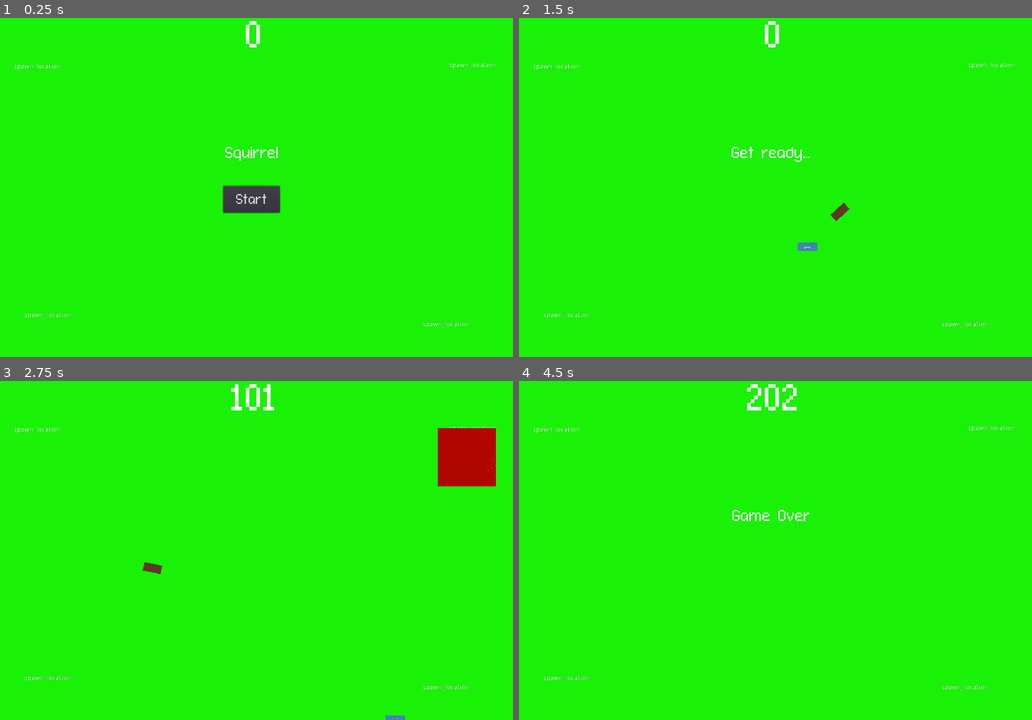
Above: before the commit, frames 1-4 (two rows, left to right).
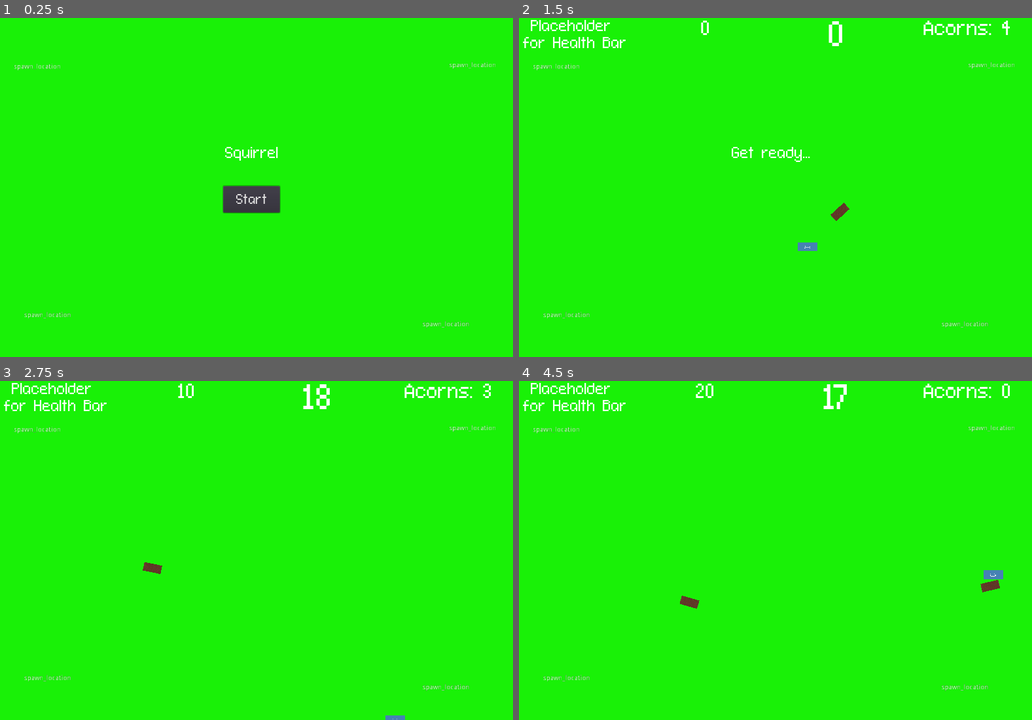
Above: after the commit, the same moments.

Repository: nygren23/2DGame_Squirrel
Game: Godot game, scene res://Main.tscn
Same seed, same stepped clock (60 frames per second), same inputs: the game is played once before the commit and once after it.
Inputs (mouse positions are in pixels of both pictures, inside the frame that each line leads up to):
- Up to frame 1 (0.25 s): no input
- Up to frame 2 (1.5 s): click "Start" at 0.5 s; tap Enter at 1.25 s; move the mouse to (883, 170) at 1.27 s; hold D (move_right) from 1.28 s (still down); click (883, 170) at 1.35 s
- Up to frame 3 (2.75 s): move the mouse to (148, 567) at 2.02 s; release D (move_right) at 2.03 s; hold S (move_down) from 2.03 s (still down); click (148, 567) at 2.1 s
- Up to frame 4 (4.5 s): move the mouse to (821, 475) at 2.77 s; release S (move_down) at 2.78 s; hold D (move_right) 2.78-3.53 s; click (821, 475) at 2.85 s; move the mouse to (744, 618) at 3.52 s; hold W (move_up) 3.53-4.28 s; click (744, 618) at 3.6 s; move the mouse to (929, 601) at 4.27 s; hold A (move_left) from 4.28 s (still down); click (929, 601) at 4.35 s

The runs differ from the first frame. In frame 1, 0.1% of the frame differs, in the area x 47-51%, y 0-9%; in frame 2, 1.0%; in frame 3, 3.2%, in the area x 0-97%, y 0-32%; in frame 4, 1.8%.

Commit message:
Cheat Code, HUD changes
cheat code is "Shift+N" on the home screen

Diff:
--- a/HUD.gd
+++ b/HUD.gd
@@ -3,11 +3,18 @@
 extends CanvasLayer
 
 signal start_game
+signal start_game_cheated
 onready var player = get_node("/root/Main")
 
 # Updates the score displayed at the top
 func update_score(score):
 	$ScoreLabel.text = str(score)
+
+func update_acorns(acorns):
+	$Acorns.text = "Acorns: " + str(acorns)
+
+func update_time(time):
+	$TimerLabel.text = str(time)
 
 #shows updates the message displayd in the center
 func show_message(text):
@@ -22,7 +29,7 @@
 	$MessageLabel.text = "Squirrel"
 	$MessageLabel.show()
 	yield(get_tree().create_timer(1.0), "timeout")
-	$Button.show()
+	$Start.show()
 
 #this happpens when the round is over
 func show_round_over():
@@ -30,13 +37,31 @@
 	$MessageLabel.text = "You have survived the round. "
 	$MessageLabel.show()
 	yield(get_tree().create_timer(1.0), "timeout")
-	$Button.show()
+	$Start.show()
 
 #This function starts the round
-func _on_Button_pressed():
-	$Button.hide()
+func _on_Start_pressed():
+	$Start.hide()
+	$NuxMode.hide()
 	emit_signal("start_game")
 
 #This will hide the message displayed at the center.
 func _on_MessageTimer_timeout():
 	$MessageLabel.hide()
+
+func _on_NuxMode_pressed():
+	$NuxMode.hide()
+	$Start.hide()
+	emit_signal("start_game_cheated")
+
+func hide_all():
+	$ScoreLabel.hide()
+	$TimerLabel.hide()
+	$HealthBarPlaceHolder.hide()
+	$Acorns.hide()
+
+func show_all():
+	$ScoreLabel.show()
+	$TimerLabel.show()
+	$HealthBarPlaceHolder.show()
+	$Acorns.show()
--- a/HUD.tscn
+++ b/HUD.tscn
@@ -1,10 +1,22 @@
-[gd_scene load_steps=6 format=2]
+[gd_scene load_steps=9 format=2]
 
 [ext_resource path="res://Godot-Fontpack-d244bf6170b399a6d4d26a0d906058ddf2dafdf1/fonts/connection_ii/ConnectionII.otf" type="DynamicFontData" id=1]
 [ext_resource path="res://HUD.gd" type="Script" id=2]
 
 [sub_resource type="DynamicFont" id=3]
-size = 74
+size = 30
+font_data = ExtResource( 1 )
+
+[sub_resource type="DynamicFont" id=4]
+size = 40
+font_data = ExtResource( 1 )
+
+[sub_resource type="DynamicFont" id=5]
+size = 70
+font_data = ExtResource( 1 )
+
+[sub_resource type="DynamicFont" id=6]
+size = 40
 font_data = ExtResource( 1 )
 
 [sub_resource type="DynamicFont" id=1]
@@ -18,12 +30,51 @@
 [node name="HUD" type="CanvasLayer"]
 script = ExtResource( 2 )
 
+[node name="HealthBarPlaceHolder" type="Label" parent="."]
+anchor_right = 1.0
+anchor_bottom = 0.081
+margin_top = 2.0
+margin_right = -810.0
+margin_bottom = 20.3
+rect_pivot_offset = Vector2( 171, 38 )
+custom_fonts/font = SubResource( 3 )
+text = "Placeholder
+for Health Bar"
+align = 1
+clip_text = true
+
 [node name="ScoreLabel" type="Label" parent="."]
 anchor_right = 1.0
 anchor_bottom = 0.081
-margin_right = 7.0
-margin_bottom = -0.480003
-custom_fonts/font = SubResource( 3 )
+margin_left = 270.0
+margin_top = 2.0
+margin_right = -540.0
+margin_bottom = 20.3
+rect_pivot_offset = Vector2( 171, 38 )
+custom_fonts/font = SubResource( 4 )
+text = "0"
+align = 1
+
+[node name="TimerLabel" type="Label" parent="."]
+anchor_right = 1.0
+anchor_bottom = 0.081
+margin_left = 540.0
+margin_top = 2.0
+margin_right = -270.0
+margin_bottom = 20.3
+rect_pivot_offset = Vector2( 171, 38 )
+custom_fonts/font = SubResource( 5 )
+text = "0"
+align = 1
+
+[node name="Acorns" type="Label" parent="."]
+anchor_right = 1.0
+anchor_bottom = 0.081
+margin_left = 810.0
+margin_top = 2.0
+margin_bottom = 20.3
+rect_pivot_offset = Vector2( 171, 38 )
+custom_fonts/font = SubResource( 6 )
 text = "0"
 align = 1
 
@@ -42,7 +93,7 @@
 align = 1
 autowrap = true
 
-[node name="Button" type="Button" parent="."]
+[node name="Start" type="Button" parent="."]
 anchor_left = 0.5
 anchor_top = 0.5
 anchor_right = 0.5
@@ -55,9 +106,24 @@
 custom_fonts/font = SubResource( 2 )
 text = "Start"
 
+[node name="NuxMode" type="Button" parent="."]
+visible = false
+anchor_left = 0.5
+anchor_top = 0.5
+anchor_right = 0.5
+anchor_bottom = 0.5
+margin_left = -158.0
+margin_top = 71.0
+margin_right = 182.0
+margin_bottom = 129.0
+rect_pivot_offset = Vector2( 757, -95 )
+custom_fonts/font = SubResource( 2 )
+text = "Start +Nux Mode ;)"
+
 [node name="MessageTimer" type="Timer" parent="."]
 wait_time = 2.0
 one_shot = true
 
-[connection signal="pressed" from="Button" to="." method="_on_Button_pressed"]
+[connection signal="pressed" from="Start" to="." method="_on_Start_pressed"]
+[connection signal="pressed" from="NuxMode" to="." method="_on_NuxMode_pressed"]
 [connection signal="timeout" from="MessageTimer" to="." method="_on_MessageTimer_timeout"]
--- a/Main.gd
+++ b/Main.gd
@@ -24,7 +24,7 @@
 		newGame = false
 		$HUD.update_score(score)
 
-	$Player.start($StartPosition.position)#spawns the player
+	$Player.start($StartPosition.position) #spawns the player
 	$StartTimer.start()
 	$Music.play()
 
@@ -32,8 +32,14 @@
 	safe  = false
 	yield($StartTimer, "timeout")
 	$ScoreTimer.start()
-	$MobTimer.start()
+#can comment out to debug without enemies
+	#$MobTimer.start()
 	$endOfMatchTimer.start()
+
+func new_game_cheated():
+	$Player.setAcorns(999)
+	$Player.setHealth(999)
+	new_game()
 
 #activates when player runs out of health
 func game_over():
@@ -58,9 +64,9 @@
 	get_parent().add_child(mob)
 	mob.position = spawn_array[my_random_number].global_position
 
-#adds one to the score for every second the player lives
+#adds ten to the score for every second the player lives
 func _on_ScoreTimer_timeout():
-	score += 1
+	score += 10
 	$HUD.update_score(score)
 
 #plays when the match is over.
@@ -73,6 +79,16 @@
 	$Music.stop()
 	$Player.setGameStart()
 
+#"main" function - runs every frame
+func _process(delta):
+	if $Player.game_start:
+		$HUD.show_all()
+		$HUD.update_time(int($endOfMatchTimer.time_left))
+		$HUD.update_acorns($Player.acorns)
+	else:
+		$HUD.hide_all()
+		if Input.is_action_just_pressed("cheat_code"):
+			$HUD/NuxMode.show() if !$HUD/NuxMode.visible else $HUD/NuxMode.hide()
 
 func getSafe():
 	return safe
--- a/Main.tscn
+++ b/Main.tscn
@@ -85,3 +85,4 @@
 [connection signal="timeout" from="ScoreTimer" to="." method="_on_ScoreTimer_timeout"]
 [connection signal="hit" from="Player" to="." method="game_over"]
 [connection signal="start_game" from="HUD" to="." method="new_game"]
+[connection signal="start_game_cheated" from="HUD" to="." method="new_game_cheated"]
--- a/Player.gd
+++ b/Player.gd
@@ -5,9 +5,13 @@
 
 var game_start = false #if the game has started yet
 
+var health = 4
+var acorns = 5
+
 export var speed = 400.0 #how fast the player moves
 var screen_size = Vector2.ZERO #screen size. Its actual size is set later
 var bulletPath = preload('res://Bullet.tscn')
+
 
 #before the game starts. Screen size is set and hides the player
 func _ready():
@@ -71,10 +75,11 @@
 
 #shoots a bullet where ever the mouse is.
 func shoot():
-	var bullet = bulletPath.instance()
-	get_parent().add_child(bullet)
-	bullet.position = $Position2D.global_position
-
+	if(acorns > 0):
+		var bullet = bulletPath.instance()
+		get_parent().add_child(bullet)
+		bullet.position = $Position2D.global_position
+		acorns -= 1
 
 #sets when the game starts.
 func setGameStart():
@@ -82,3 +87,9 @@
 		game_start = false
 	else:
 		game_start = true
+
+func setHealth(newHealth):
+	health = newHealth
+
+func setAcorns(newAcorns):
+	acorns = newAcorns
--- a/project.godot
+++ b/project.godot
@@ -10,10 +10,10 @@
 
 [application]
 
-config/name="Dodge the Creeps (2D): starter project"
-config/description="A 2D game where you dodge little aliens.
+config/name="Squirrel!"
+config/description="2D high score based Squirrel-themed survival game.
 
-This is the starter project for the video version of the tutorial published on the GDQuest YouTube channel."
+By Anand, Blake and Natalie"
 run/main_scene="res://Main.tscn"
 config/icon="res://icon.png"
 
@@ -52,6 +52,11 @@
 "events": [ Object(InputEventMouseButton,"resource_local_to_scene":false,"resource_name":"","device":0,"alt":false,"shi …(212 unchanged characters)…
  ]
 }
+cheat_code={
+"deadzone": 0.5,
+"events": [ Object(InputEventKey,"resource_local_to_scene":false,"resource_name":"","device":0,"alt":false,"shift":true,"control":false,"meta":false,"command":false,"pressed":false,"scancode":78,"physical_scancode":0,"unicode":0,"echo":false,"script":null)
+ ]
+}
 
 [layer_names]
 
Not shown, added: .mono/metadata/ide_messaging_meta.txt
